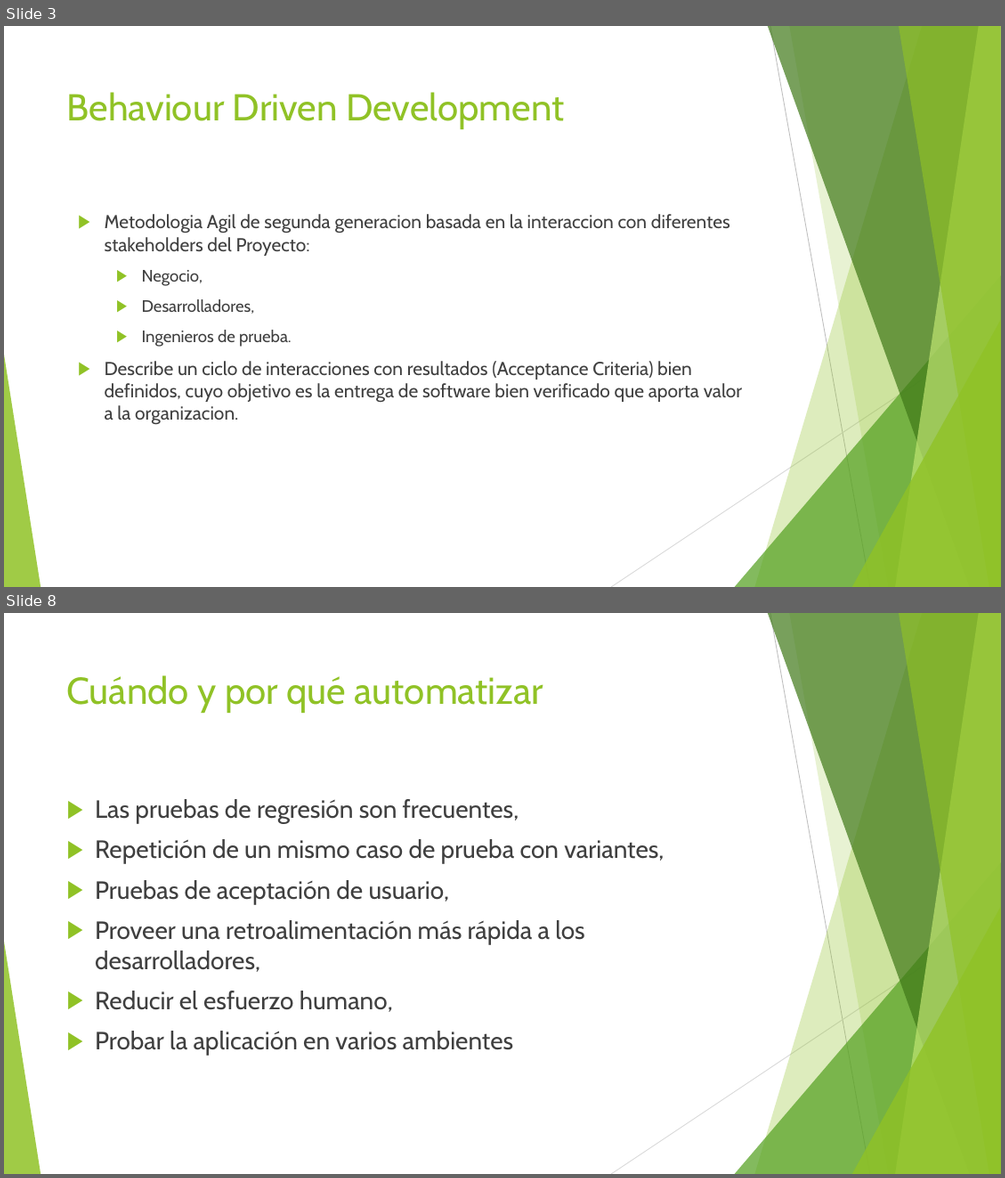
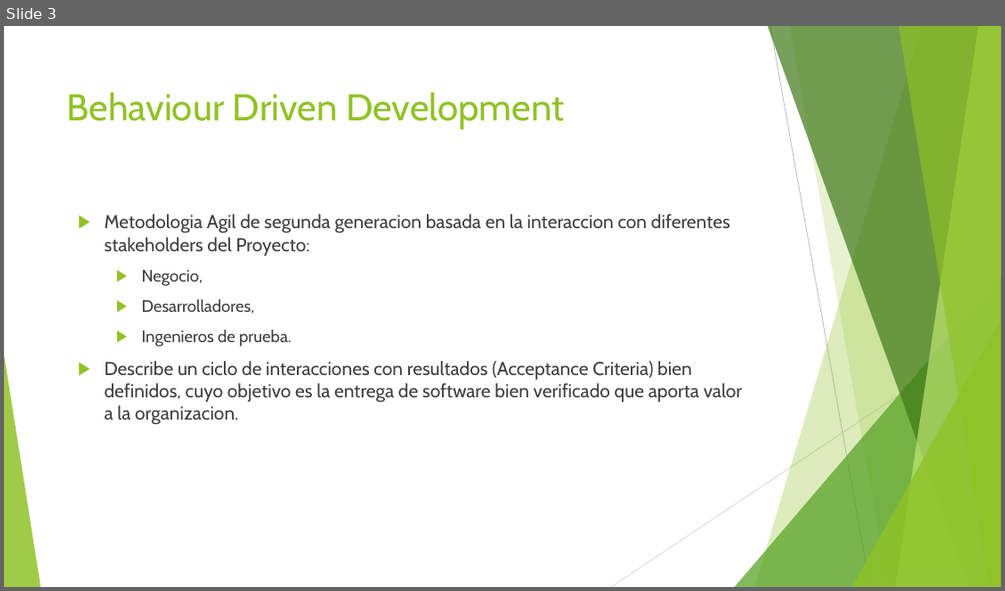
Before and after one commit to jomarnavarro/pepinazo, a slide deck: slides/Selenium Cucumber.pptx. Shown one above the other, each under a label of ours: slides 3 and 8 before the commit, slide 3 after it; the slides between them are not shown. The pictures are 1005x1178 and 1005x591 pixels, drawn with LibreOffice and Linux fonts; fonts in the diff are those of the drawing. Boxes give left, top, right and bottom in pixels: in the first picture for what was removed or moved away, otherwise in the second. Text is boxed around its words. In the diff, an @@ line names an element or a change of style, - is before the commit and + after.

```diff
--- a/slides/Selenium Cucumber.pptx
+++ b/slides/Selenium Cucumber.pptx
@@ slide 8 removed at box(4, 613, 1001, 1174), background #FFFFFF; not listed: 10 template elements that a slide beside it also shows @@
@@ title removed at box(67, 675, 543, 713) @@
-Cuándo y por qué automatizar
@@ text removed at box(95, 799, 663, 1055) @@
-▶ Las pruebas de regresión son frecuentes,
-▶ Repetición de un mismo caso de prueba con variantes,
-▶ Pruebas de aceptación de usuario,
-▶ Proveer una retroalimentación más rápida a los desarrolladores,
-▶ Reducir el esfuerzo humano,
-▶ Probar la aplicación en varios ambientes
```
Also in this commit, not shown: 2 slides changed, 4 slides added, 22 other slides removed.
